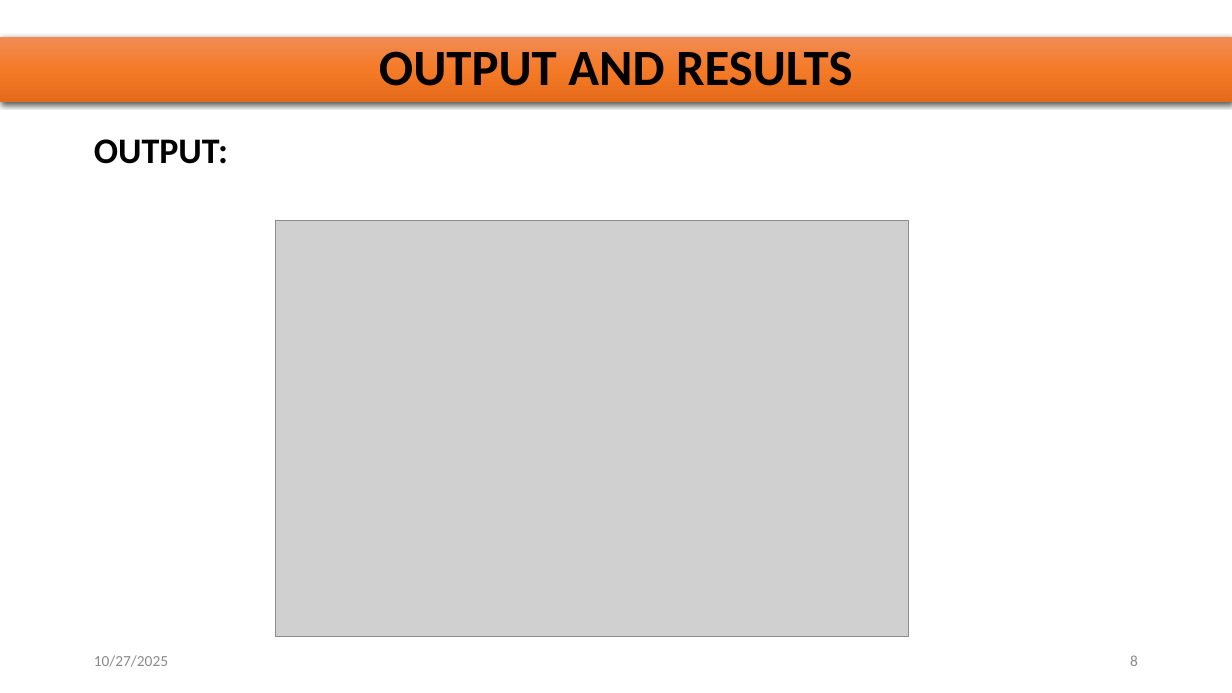
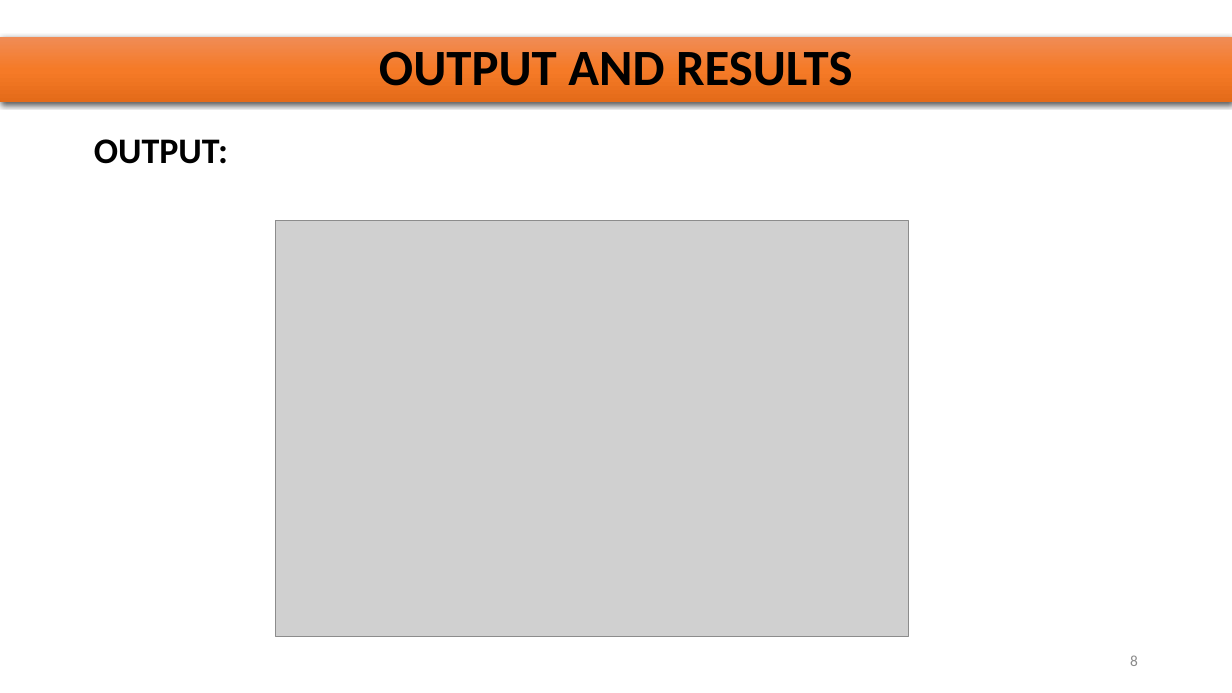
Before and after one commit to jeeva287/number-guessing-game-in-AI, a slide deck: slide 8 of Number guessing game ppt.pptx. Drawn at 1232x693 pixels with LibreOffice and Linux fonts; fonts in the diff are those of the drawing; grey boxes stand for pictures. Boxes give left, top, right and bottom in pixels: in the first picture for what was removed or moved away, otherwise in the second. Text is boxed around its words. In the diff, an @@ line names an element or a change of style, - is before the commit and + after.

```diff
--- a/Number guessing game ppt.pptx
+++ b/Number guessing game ppt.pptx
@@ text removed at (94, 655, 168, 667) @@
-10/27/2025
```
Also in this commit, not shown: 8 other slides changed.
